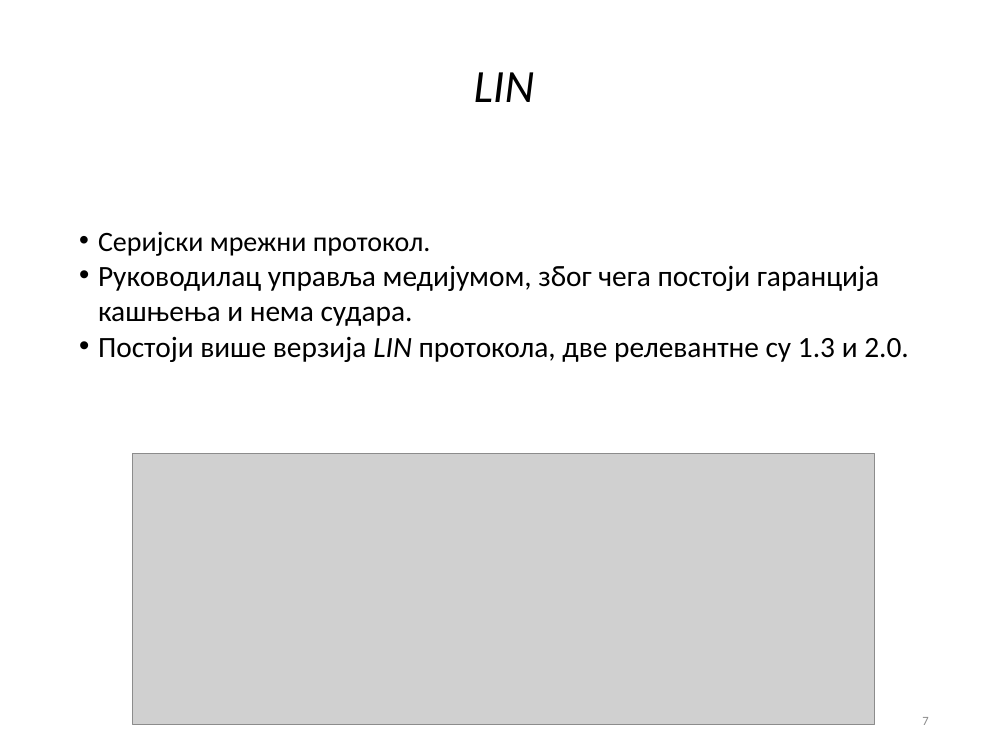
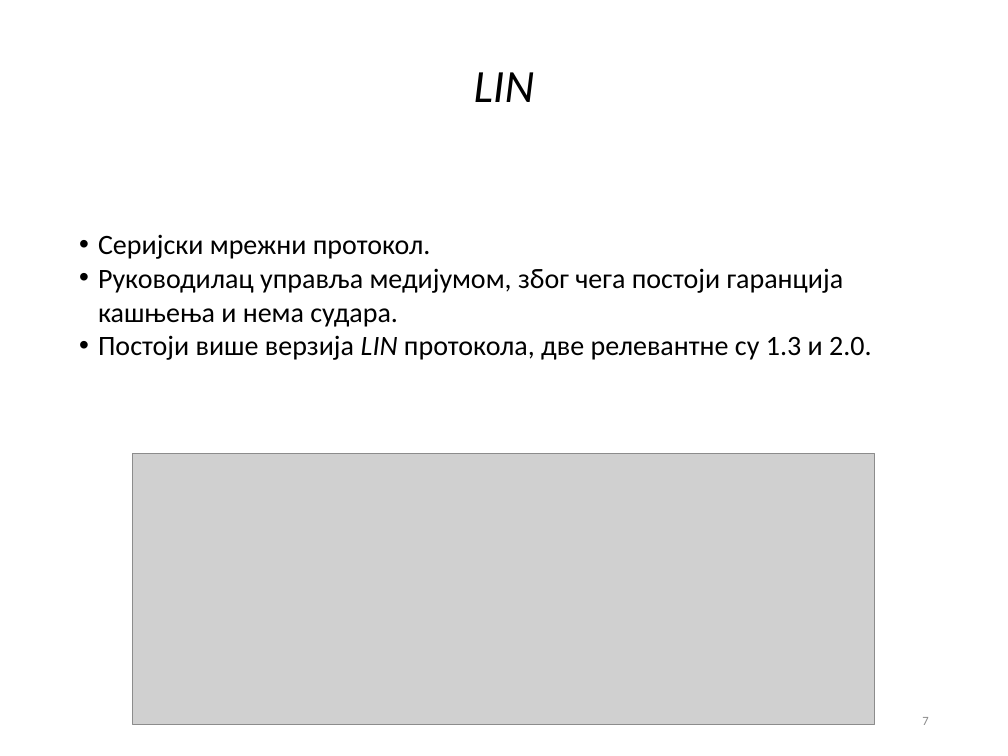
Before and after one commit to fjasic/bsc, a slide deck: slide 7 of documentation/Filip_Jasic_RA46-2014-prezentacija.ppt. Drawn at 1008x756 pixels with LibreOffice and Linux fonts; fonts in the diff are those of the drawing; grey boxes stand for pictures; background and template pictures are left out. Boxes give left, top, right and bottom in pixels: in the first picture for what was removed or moved away, otherwise in the second. Text is boxed around its words. In the diff, an @@ line names an element or a change of style, - is before the commit and + after.

```diff
--- a/documentation/Filip_Jasic_RA46-2014-prezentacija.ppt
+++ b/documentation/Filip_Jasic_RA46-2014-prezentacija.ppt
@@ text at (98,268,872,360): size 21 to 20 pt in "Руководилац управља медијумом, због чега постоји гаранција ...", "Постоји више верзија LIN протокола, две релевантне ..." @@
```
Also in this commit, not shown: 5 other slides changed, 1 slide added, 1 slide removed.
